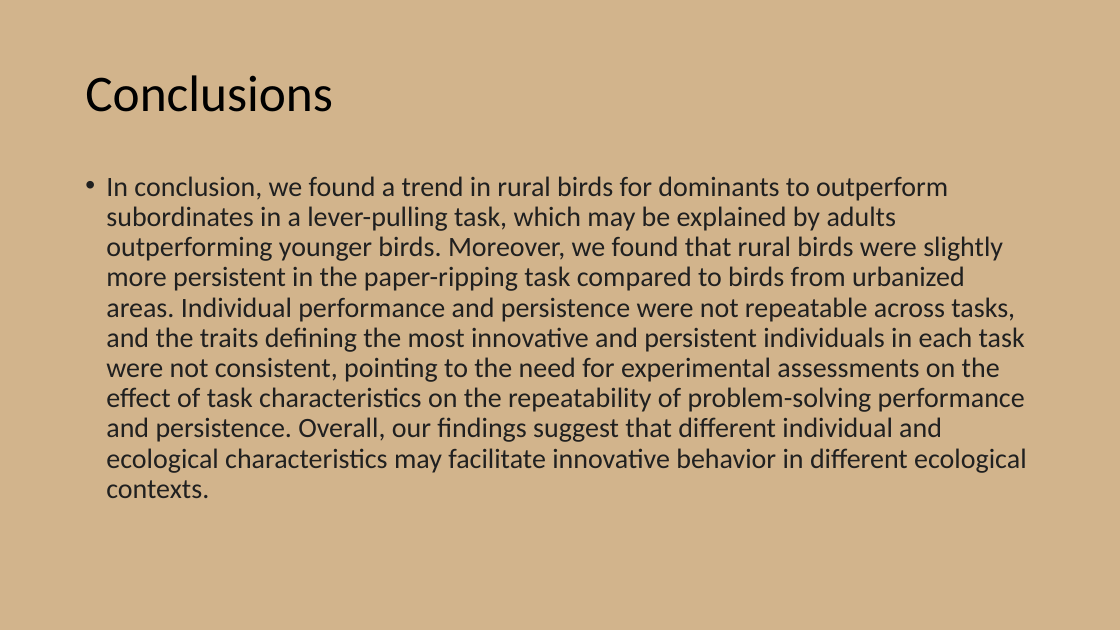
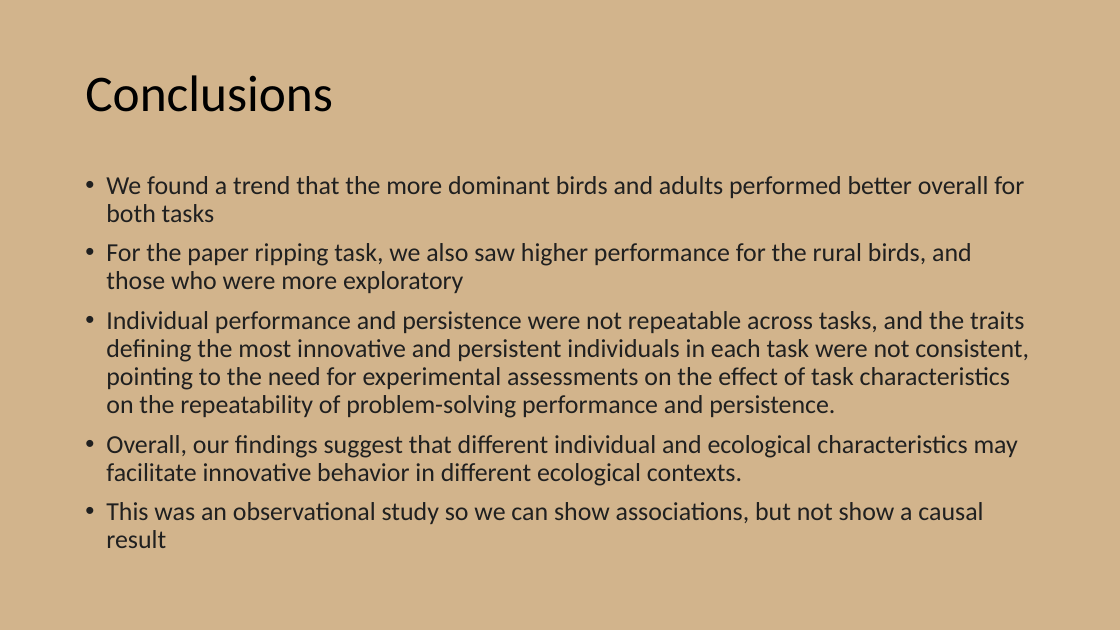
Before and after one commit to chanks06/chickadees, a slide deck: slide 30 of Presentation2.pptx (slide 10 before the commit). Drawn at 1120x630 pixels with LibreOffice and Linux fonts; fonts in the diff are those of the drawing. Boxes give left, top, right and bottom in pixels: in the first picture for what was removed or moved away, otherwise in the second. Text is boxed around its words. In the diff, an @@ line names an element or a change of style, - is before the commit and + after.

Commit message:
final edits to ppt

```diff
--- a/Presentation2.pptx
+++ b/Presentation2.pptx
@@ text at (106, 176, 1029, 548): text changed; size 24 to 22.2 pt @@
-• In conclusion, we found a trend in rural birds for dominants to outperform subordinates in a lever-pulling task, which may be explained by adults outperforming younger birds. Moreover, we found that rural birds were slightly more persistent in the paper-ripping task compared to birds from urbanized areas. Individual performance and persistence were not repeatable across tasks, and the traits defining the most innovative and persistent individuals in each task were not consistent, pointing to the need for experimental assessments on the effect of task characteristics on the repeatability of problem-solving performance and persistence. Overall, our findings suggest that different individual and ecological characteristics may facilitate innovative behavior in different ecological contexts.
+• We found a trend that the more dominant birds and adults performed better overall for both tasks
+• For the paper ripping task, we also saw higher performance for the rural birds, and those who were more exploratory
+• Individual performance and persistence were not repeatable across tasks, and the traits defining the most innovative and persistent individuals in each task were not consistent, pointing to the need for experimental assessments on the effect of task characteristics on the repeatability of problem-solving performance and persistence.
+• Overall, our findings suggest that different individual and ecological characteristics may facilitate innovative behavior in different ecological contexts.
+• This was an observational study so we can show associations, but not show a causal result
```
Also in this commit, not shown: 4 other slides changed, 21 slides added, 1 slide removed, 2 other files.
